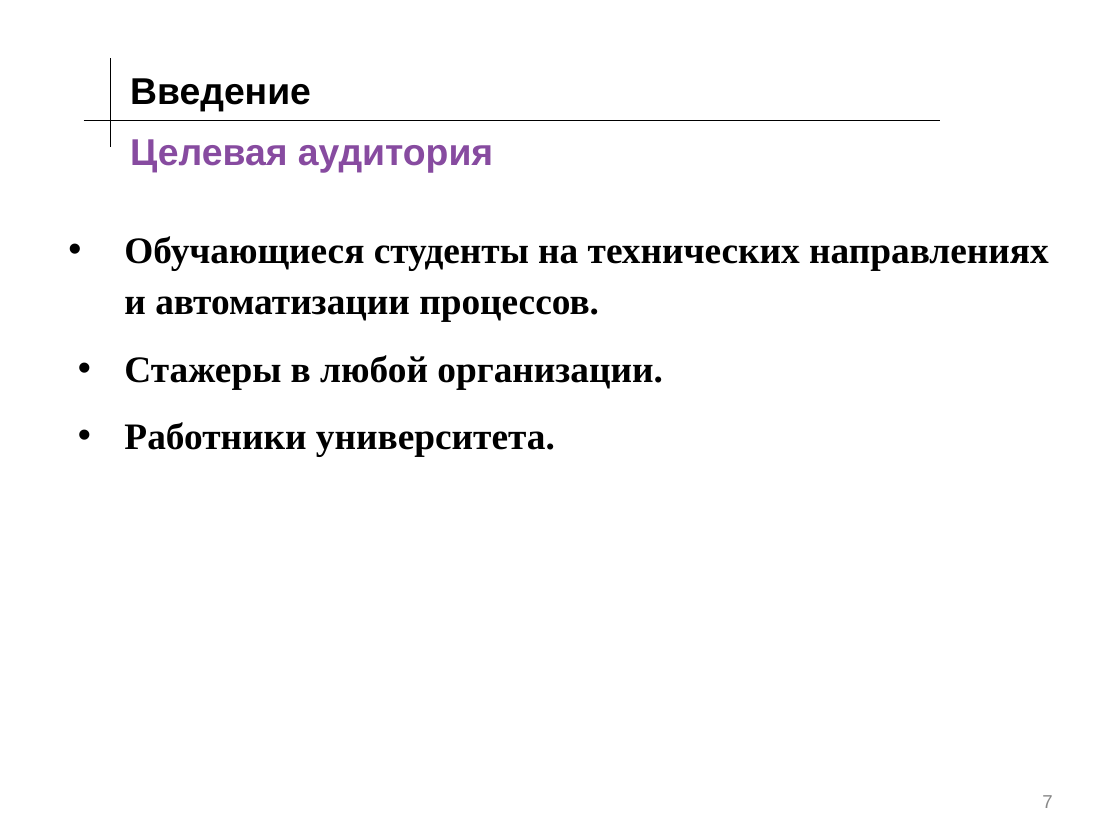
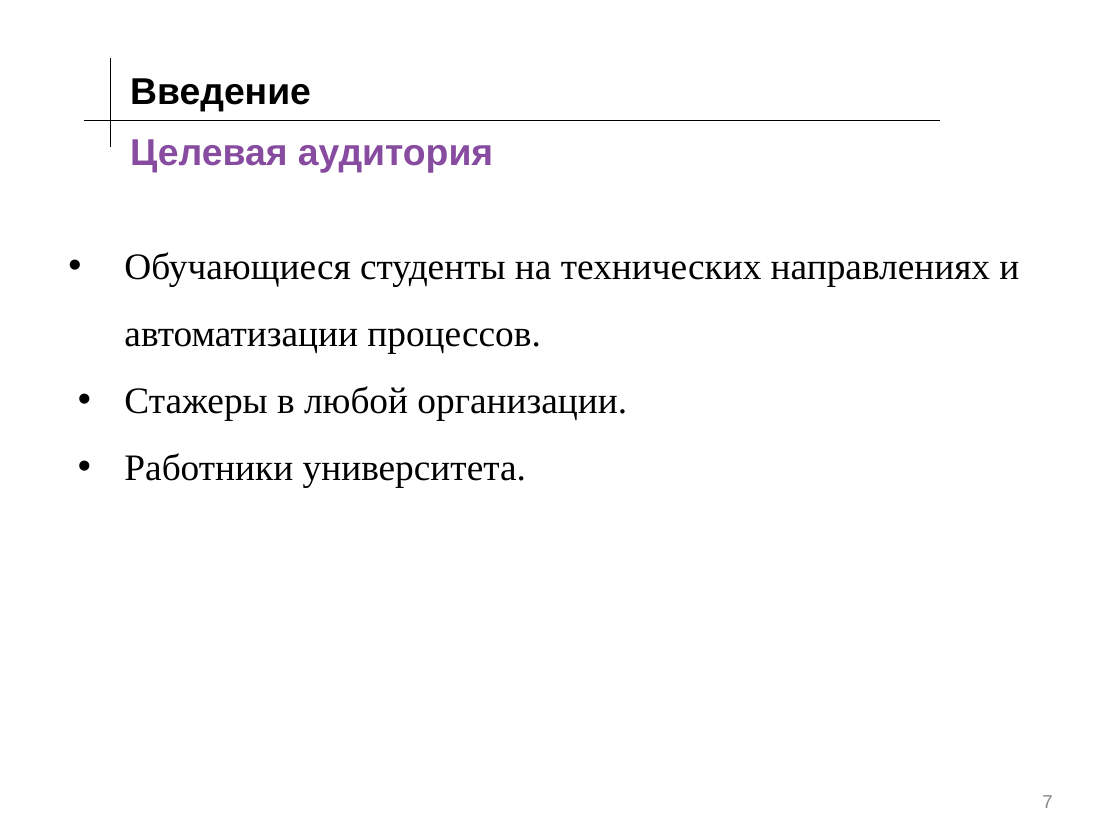
Before and after one commit to KnopaEl/Project, a slide deck: slide 7 of ПД(171-341).pptx. Drawn at 1120x840 pixels with LibreOffice and Linux fonts; fonts in the diff are those of the drawing; background and template pictures are left out. Boxes give left, top, right and bottom in pixels: in the first picture for what was removed or moved away, otherwise in the second. Text is boxed around its words. In the diff, an @@ line names an element or a change of style, - is before the commit and + after.

```diff
--- a/ПД(171-341).pptx
+++ b/ПД(171-341).pptx
@@ text "Обучающиеся студенты на технических направлениях ..." at (124,252,1019,487): bold off; line spacing 1.15 to 1.5 @@
```
Also in this commit, not shown: 16 other slides changed, 2 slides removed.
